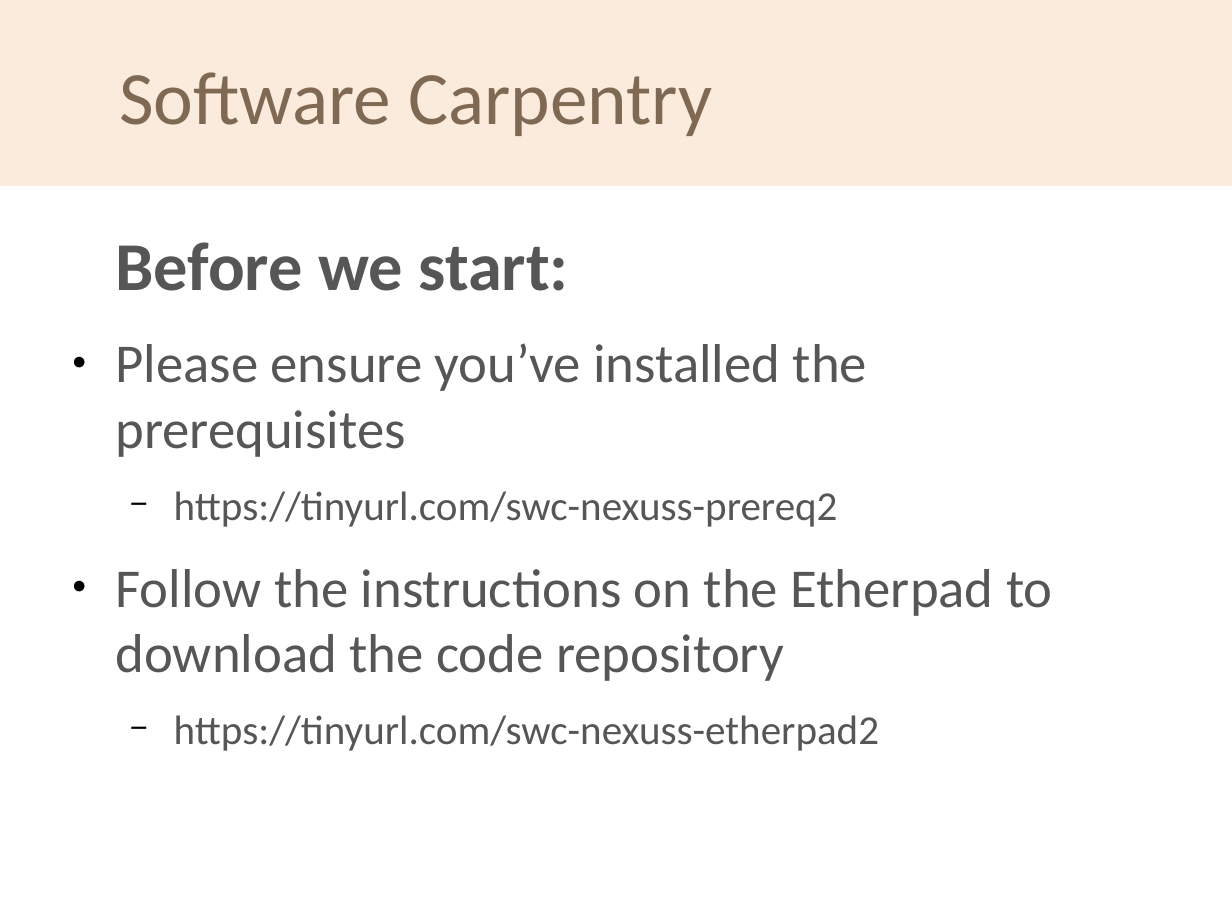
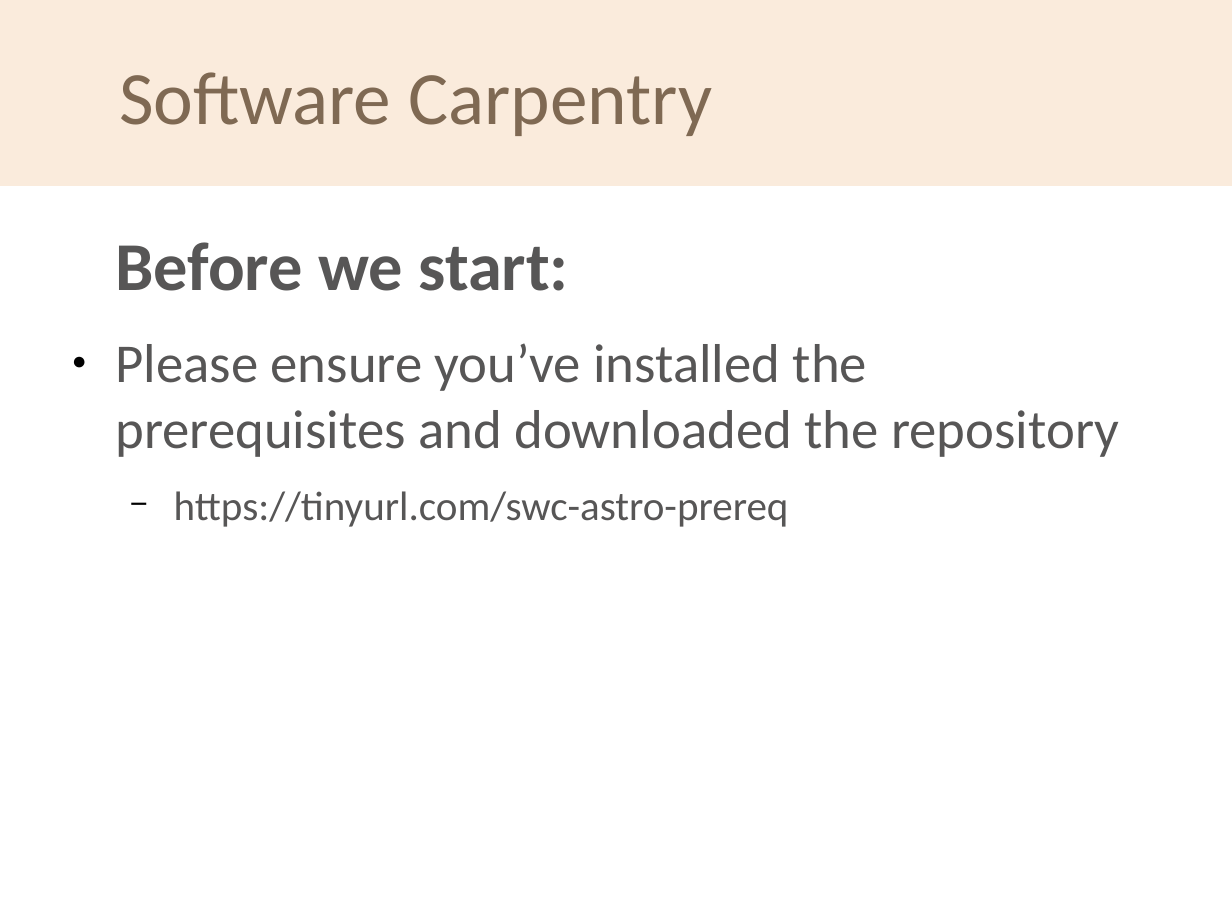
Before and after one commit to softwaresaved/2020-04-30-ramp-swc, a slide deck: slide 2 of welcome/swc-rsg-short-intro.odp. Drawn at 1232x924 pixels with LibreOffice and Linux fonts; fonts in the diff are those of the drawing; background and template pictures are left out. Boxes give left, top, right and bottom in pixels: in the first picture for what was removed or moved away, otherwise in the second. Text is boxed around its words. In the diff, an @@ line names an element or a change of style, - is before the commit and + after.

Commit message:
Updated slides

```diff
--- a/welcome/swc-rsg-short-intro.odp
+++ b/welcome/swc-rsg-short-intro.odp
@@ text at [115,343,1119,527]: text changed @@
-● Please ensure you’ve installed the prerequisites
-  − https://tinyurl.com/swc-nexuss-prereq2
-● Follow the instructions on the Etherpad to download the code repository
-  − https://tinyurl.com/swc-nexuss-etherpad2
+● Please ensure you’ve installed the prerequisites and downloaded the repository
+  − https://tinyurl.com/swc-astro-prereq
```
Also in this commit, not shown: 4 other slides changed, 5 slides removed, 3 other files.
